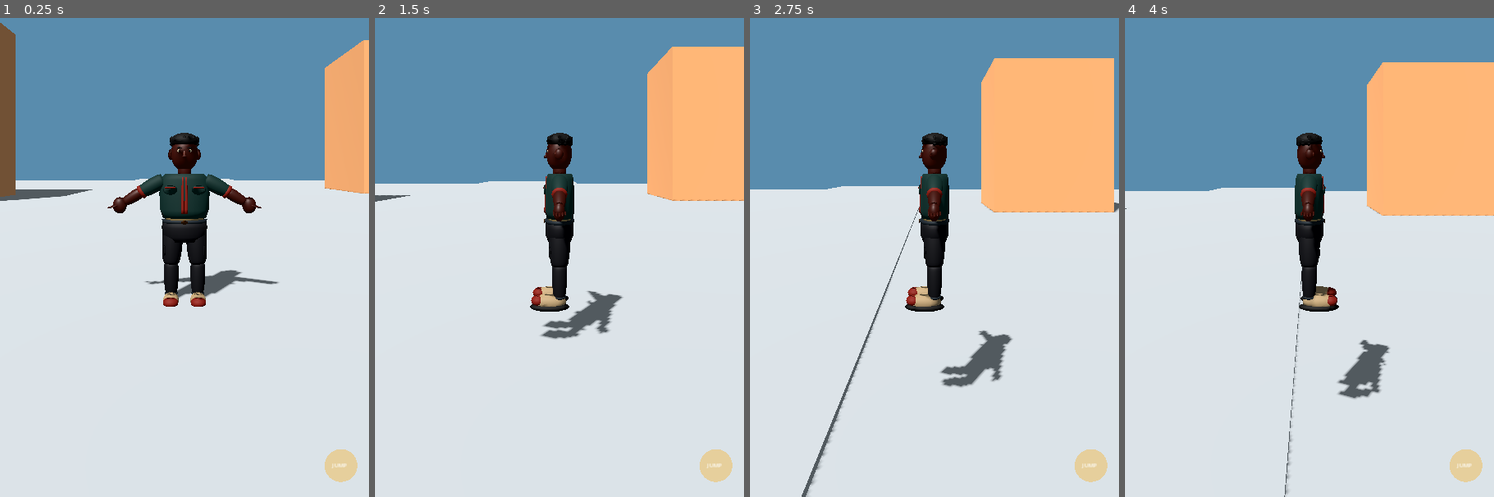
Above: before the commit, frames 1-4 (left to right).
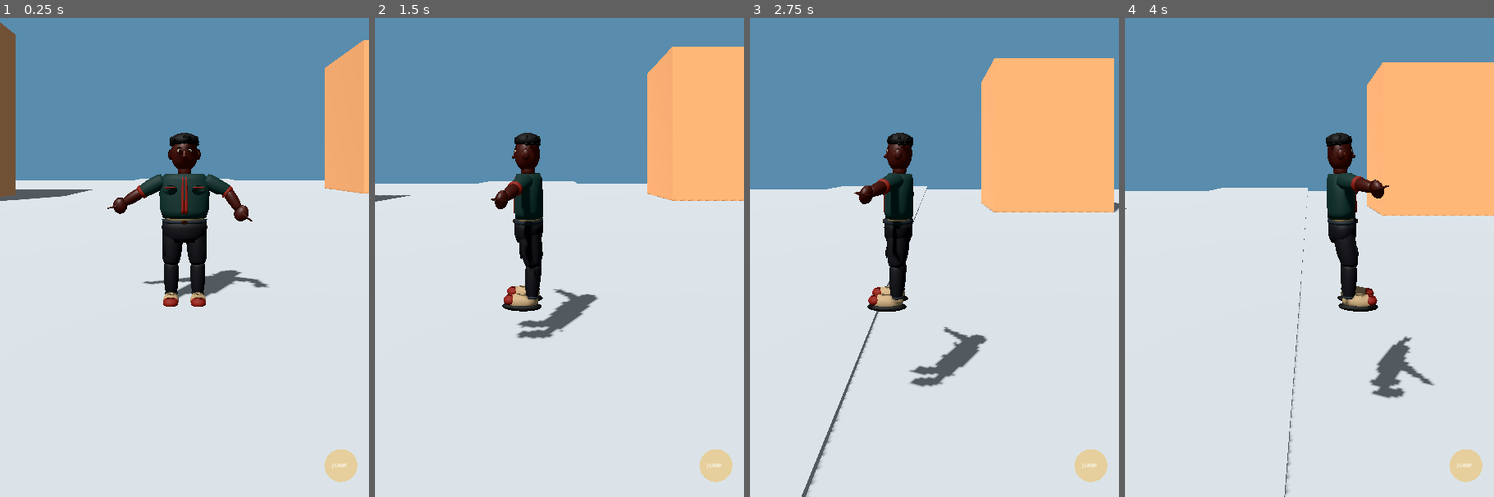
Above: after the commit, the same moments.

Repository: Olori24/Owo-Ta
Game: Godot game, scene res://scenes/world/first_district.tscn
Same seed, same stepped clock (60 frames per second), same inputs: the game is played once before the commit and once after it.
Inputs (mouse positions are in pixels of both pictures, inside the frame that each line leads up to):
- Up to frame 1 (0.25 s): no input
- Up to frame 2 (1.5 s): tap Enter at 0.5 s; move the mouse to (640, 137) at 0.52 s; hold D (move_right) 0.53-1.25 s; hold Space (jump) 0.53-1.25 s; click (640, 137) at 0.67 s; drag from (485, 200) to (541, 300) at 1.27 s
- Up to frame 3 (2.75 s): tap Space (jump) at 2 s; move the mouse to (971, 22) at 2.02 s; hold D (move_right) from 2.03 s (still down); hold Space (jump) from 2.03 s (still down)
- Up to frame 4 (4 s): release D (move_right) at 2.75 s; release Space (jump) at 2.75 s; drag from (1291, 300) to (1198, 70) at 2.77 s; tap Enter at 3.5 s; move the mouse to (1420, 267) at 3.52 s; hold A (move_left) from 3.53 s (still down); hold Space (jump) from 3.53 s (still down)

The runs differ from the first frame. In frame 1, 0.5% of the frame differs, in the area x 29-76%, y 24-57%; in frame 2, 6.6%; in frame 3, 7.2%, in the area x 28-72%, y 23-78%; in frame 4, 7.1%.

Commit message:
feat: drive Kemi idle movement and jump animations

Diff:
--- a/scripts/player/player_controller.gd
+++ b/scripts/player/player_controller.gd
@@ -8,6 +8,8 @@
 
 var gravity: float = ProjectSettings.get_setting("physics/3d/default_gravity")
 var jump_requested := false
+var character_animation_player: AnimationPlayer
+var current_animation := ""
 
 @onready var camera_pivot: Node3D = $CameraPivot
 @onready var visual_body: Node3D = $Body
@@ -15,6 +17,8 @@
 func _ready() -> void:
 	add_to_group("player")
 	_register_actions()
+	character_animation_player = _find_animation_player($Body/CharacterVisual)
+	_play_character_animation("idle")
 
 func _register_actions() -> void:
 	var bindings := {
@@ -62,7 +66,9 @@
 	elif jump_pressed:
 		velocity.y = jump_velocity
 
+	var was_on_floor := is_on_floor()
 	move_and_slide()
+	_update_character_animation(direction, was_on_floor)
 
 	# Rotate only the visible mesh. Rotating CharacterBody3D would also rotate
 	# CameraPivot and feed the character's facing back into camera-relative movement.
@@ -80,3 +86,30 @@
 		deg_to_rad(-35.0),
 		deg_to_rad(25.0)
 	)
+
+func _find_animation_player(node: Node) -> AnimationPlayer:
+	if node is AnimationPlayer:
+		return node as AnimationPlayer
+	for child in node.get_children():
+		var found := _find_animation_player(child)
+		if found != null:
+			return found
+	return null
+
+func _play_character_animation(animation_name: String) -> void:
+	if character_animation_player == null or not character_animation_player.has_animation(animation_name):
+		return
+	if current_animation == animation_name and character_animation_player.is_playing():
+		return
+	current_animation = animation_name
+	character_animation_player.play(animation_name)
+
+func _update_character_animation(direction: Vector3, was_on_floor: bool) -> void:
+	if not is_on_floor():
+		_play_character_animation("jump")
+	elif not was_on_floor:
+		_play_character_animation("landing")
+	elif direction.length() > 0.1:
+		_play_character_animation("run" if Vector2(velocity.x, velocity.z).length() > 4.5 else "walk")
+	else:
+		_play_character_animation("idle")
